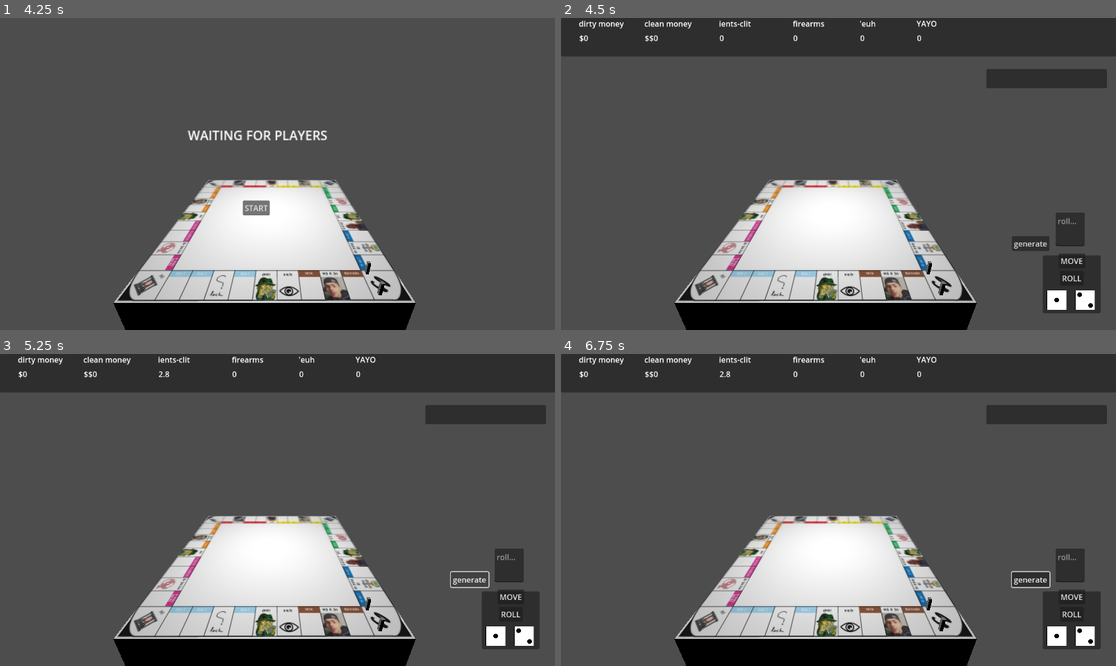
Above: before the commit, frames 1-4 (two rows, left to right).
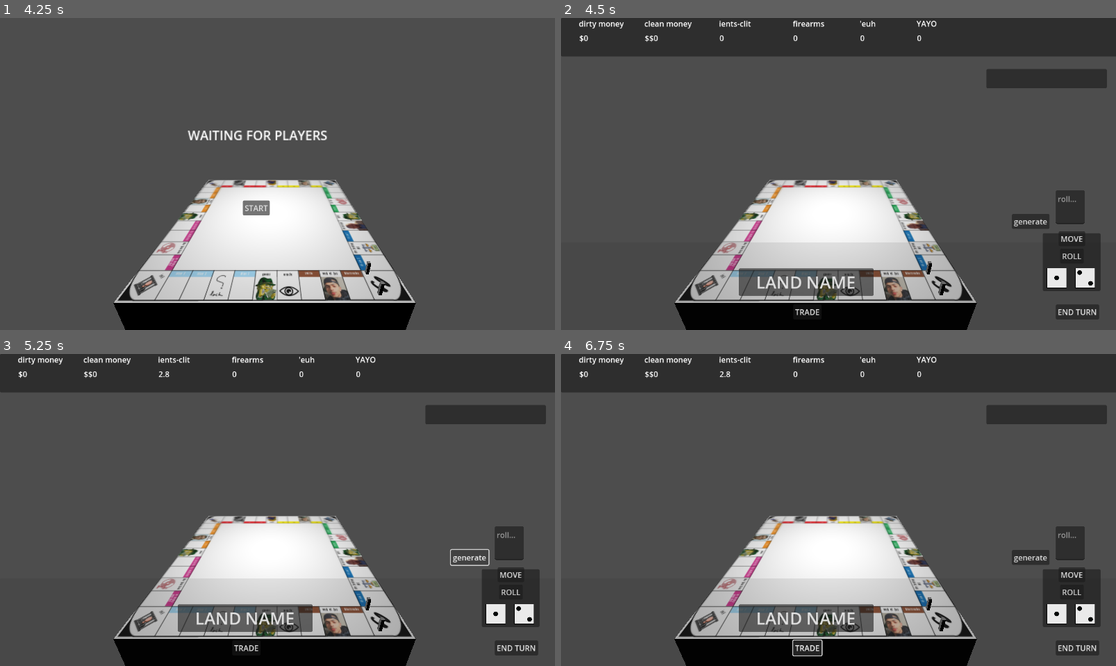
Above: after the commit, the same moments.

Repository: Khalil-Khe1/multiplayer_godot4
Game: Godot game, scene res://scenes/game.tscn
Two runs of this game, one before a commit and one after it. Both use one fixed random seed, a clock stepped at 60 frames per second and the inputs below.
Inputs (mouse positions are in pixels of both pictures, inside the frame that each line leads up to):
- Up to frame 1 (4.25 s): click (61, 74) at 0.52 s; type "Alex" at 0.6 s; click "ttt" at 1.25 s; click "ttt" at 2 s; click "ttt" at 2.75 s; click "HOST" at 3.5 s
- Up to frame 2 (4.5 s): click "START" at 4.25 s
- Up to frame 3 (5.25 s): click "generate" at 5 s
- Up to frame 4 (6.75 s): click (805, 619) at 5.75 s, where only the run after the commit has a clickable "LAND NAME"; click (805, 647) at 6.5 s, where only the run after the commit has a clickable "TRADE"

Frame 1 is identical in both runs. In frame 2, 4.9% of the frame differs, in the area x 32-98%, y 55-97%; in frame 3, 4.6%; in frame 4, 5.2%.

Commit message:
+added all propreties scripts

Diff:
--- a/pnl_sim/scenes/game.tscn
+++ b/pnl_sim/scenes/game.tscn
@@ -6,6 +6,9 @@
 [ext_resource type="Texture2D" uid="uid://pct0rtk2wkjx" path="res://resources/dice/d2.png" id="3_kajnb"]
 [ext_resource type="Script" path="res://scripts/game_controller.gd" id="4_8r5b8"]
 [ext_resource type="PackedScene" uid="uid://nni8c00g2swu" path="res://scenes/player.tscn" id="6_oqe1g"]
+
+[sub_resource type="Theme" id="Theme_xa2on"]
+default_font_size = 35
 
 [sub_resource type="StandardMaterial3D" id="StandardMaterial3D_jj1ib"]
 albedo_texture = ExtResource("1_77oa0")
@@ -289,9 +292,9 @@
 [node name="roll_panel" type="Panel" parent="control/game_ui"]
 layout_mode = 0
 offset_left = 1000.0
-offset_top = 493.0
+offset_top = 447.0
 offset_right = 1120.0
-offset_bottom = 613.0
+offset_bottom = 567.0
 
 [node name="D1" type="Sprite2D" parent="control/game_ui/roll_panel"]
 position = Vector2(28.9998, 92.9999)
@@ -341,6 +344,38 @@
 offset_top = 106.0
 offset_right = 1133.0
 offset_bottom = 146.0
+
+[node name="gameplay_panel" type="Panel" parent="control/game_ui"]
+self_modulate = Color(1, 1, 1, 0.152941)
+layout_mode = 0
+offset_top = 466.0
+offset_right = 1200.0
+offset_bottom = 666.0
+
+[node name="land_button" type="Button" parent="control/game_ui/gameplay_panel"]
+layout_mode = 0
+offset_left = 369.0
+offset_top = 54.0
+offset_right = 649.0
+offset_bottom = 111.0
+theme = SubResource("Theme_xa2on")
+text = "LAND NAME"
+
+[node name="trade" type="Button" parent="control/game_ui/gameplay_panel"]
+layout_mode = 0
+offset_left = 482.0
+offset_top = 129.0
+offset_right = 541.0
+offset_bottom = 160.0
+text = "TRADE"
+
+[node name="end_turn" type="Button" parent="control/game_ui/gameplay_panel"]
+layout_mode = 0
+offset_left = 1027.0
+offset_top = 129.0
+offset_right = 1117.0
+offset_bottom = 160.0
+text = "END TURN"
 
 [node name="gamescene" type="Node3D" parent="."]
 script = ExtResource("4_8r5b8")
--- /dev/null
+++ b/pnl_sim/scripts/turfs/level1/blue1.gd
@@ -0,0 +1,7 @@
+extends Turf
+
+func _init():
+	land_name = "blue I"
+	square = 6
+	resources = {"ients-clit" : [0, 4]}
+	price = 0
--- /dev/null
+++ b/pnl_sim/scripts/turfs/level1/blue2.gd
@@ -0,0 +1,7 @@
+extends Turf
+
+func _init():
+	land_name = "blue II"
+	square = 7
+	resources = {"ients-clit" : [0, 4]}
+	price = 0
--- /dev/null
+++ b/pnl_sim/scripts/turfs/level1/blue3.gd
@@ -0,0 +1,7 @@
+extends Turf
+
+func _init():
+	land_name = "blue III"
+	square = 9
+	resources = {"ients-clit" : [0, 8]}
+	price = 0
--- /dev/null
+++ b/pnl_sim/scripts/turfs/level1/green1.gd
@@ -0,0 +1,7 @@
+extends Turf
+
+func _init():
+	land_name = "vice"
+	square = 31
+	resources = {"ients-clit" : [0, 60]}
+	price = 0
--- /dev/null
+++ b/pnl_sim/scripts/turfs/level1/green2.gd
@@ -0,0 +1,7 @@
+extends Turf
+
+func _init():
+	land_name = "miami"
+	square = 32
+	resources = {"ients-clit" : [0, 60]}
+	price = 0
--- /dev/null
+++ b/pnl_sim/scripts/turfs/level1/green3.gd
@@ -0,0 +1,7 @@
+extends Turf
+
+func _init():
+	land_name = "florida"
+	square = 34
+	resources = {"ients-clit" : [0, 80]}
+	price = 0
--- /dev/null
+++ b/pnl_sim/scripts/turfs/level1/navy_blue1.gd
@@ -0,0 +1,7 @@
+extends Turf
+
+func _init():
+	land_name = "ris-pas I"
+	square = 37
+	resources = {"ients-clit" : [0, 100]}
+	price = 0
--- /dev/null
+++ b/pnl_sim/scripts/turfs/level1/navy_blue2.gd
@@ -0,0 +1,7 @@
+extends Turf
+
+func _init():
+	land_name = "ris-pas II"
+	square = 39
+	resources = {"ients-clit" : [0, 120]}
+	price = 0
--- /dev/null
+++ b/pnl_sim/scripts/turfs/level1/orange1.gd
@@ -0,0 +1,7 @@
+extends Turf
+
+func _init():
+	land_name = "city"
+	square = 16
+	resources = {"ients-clit" : [0, 16], "firearms" : [0, 16]}
+	price = 0
--- /dev/null
+++ b/pnl_sim/scripts/turfs/level1/orange2.gd
@@ -0,0 +1,7 @@
+extends Turf
+
+func _init():
+	land_name = "city"
+	square = 18
+	resources = {"ients-clit" : [0, 16], "firearms" : [0, 16]}
+	price = 0
--- /dev/null
+++ b/pnl_sim/scripts/turfs/level1/orange3.gd
@@ -0,0 +1,7 @@
+extends Turf
+
+func _init():
+	land_name = "lib"
+	square = 19
+	resources = {"ients-clit" : [0, 20], "firearms" : [0, 20]}
+	price = 0
--- /dev/null
+++ b/pnl_sim/scripts/turfs/level1/pink1.gd
@@ -0,0 +1,7 @@
+extends Turf
+
+func _init():
+	land_name = "le vieux marché"
+	square = 11
+	resources = {"ients-clit" : [0, 10]}
+	price = 0
--- /dev/null
+++ b/pnl_sim/scripts/turfs/level1/pink2.gd
@@ -0,0 +1,7 @@
+extends Turf
+
+func _init():
+	land_name = "les ronfleurs"
+	square = 13
+	resources = {"ients-clit" : [0, 10]}
+	price = 0
--- /dev/null
+++ b/pnl_sim/scripts/turfs/level1/pink3.gd
@@ -0,0 +1,7 @@
+extends Turf
+
+func _init():
+	land_name = "les tartarêts"
+	square = 14
+	resources = {"ients-clit" : [0, 12]}
+	price = 0
--- /dev/null
+++ b/pnl_sim/scripts/turfs/level1/red1.gd
@@ -0,0 +1,7 @@
+extends Turf
+
+func _init():
+	land_name = "R"
+	square = 21
+	resources = {"firearms" : [0, 24]}
+	price = 0
--- /dev/null
+++ b/pnl_sim/scripts/turfs/level1/red2.gd
@@ -0,0 +1,7 @@
+extends Turf
+
+func _init():
+	land_name = "E"
+	square = 23
+	resources = {"firearms" : [0, 24]}
+	price = 0
--- /dev/null
+++ b/pnl_sim/scripts/turfs/level1/red3.gd
@@ -0,0 +1,7 @@
+extends Turf
+
+func _init():
+	land_name = "D"
+	square = 24
+	resources = {"firearms" : [0, 30]}
+	price = 0
--- a/pnl_sim/scripts/turfs/level1/wed_el_far.gd
+++ b/pnl_sim/scripts/turfs/level1/wed_el_far.gd
@@ -3,21 +3,19 @@
 func _init():
 	land_name = "wed el far"
 	square = 2
-	resources = {"ients-clit" : [0, 0], "rep" : [0, 0], "firearms" : [0, 0]}
+	resources = {"ients-clit" : [0, 0]}
 	price = -1
 #	land_owner = null
 #	shares = {}
 
-func prepare():
+func prepare(): #no need for freeze with new implementation
 #	for l in land_owner.get_turfs():
 #		l.freeze(1)
 	pass
 
 func generate():
-#	for l in land_owner.get_turfs():
-#		var res = l.resources
-#		for k in res.keys():
-#			var val = res[k]
-#			if k in resources.keys():
-#				resources[k][0] = resources[k][0] + val[1]
+#	for l in land_owner.get_turfs(): #this line still sussy
+#		var res = l.resources["ients-clit"][1]
+#		l.resources["ients-clit"][0] = l.resources["ients-clit"][0] - res
+#		self.resources["ients-clit"][0] = self.resources["ients-clit"][0] + res
 	print("wed el far")
--- /dev/null
+++ b/pnl_sim/scripts/turfs/level1/yellow1.gd
@@ -0,0 +1,7 @@
+extends Turf
+
+func _init():
+	land_name = "Q"
+	square = 26
+	resources = {"ients-clit" : [0, 38]}
+	price = 0
--- /dev/null
+++ b/pnl_sim/scripts/turfs/level1/yellow2.gd
@@ -0,0 +1,7 @@
+extends Turf
+
+func _init():
+	land_name = "B"
+	square = 27
+	resources = {"ients-clit" : [0, 38]}
+	price = 0
--- /dev/null
+++ b/pnl_sim/scripts/turfs/level1/yellow3.gd
@@ -0,0 +1,7 @@
+extends Turf
+
+func _init():
+	land_name = "A"
+	square = 29
+	resources = {"ients-clit" : [0, 50]}
+	price = 0
--- a/pnl_sim/scripts/turfs/turf.gd
+++ b/pnl_sim/scripts/turfs/turf.gd
@@ -2,21 +2,27 @@
 
 class_name Turf
 
+#general
 var land_name : String = "Turf"
+var description : String
+var color : Color
 
+#stats
 var square : int
 var price : float
 var resources : Dictionary
 
+#shares system
 var land_owner : Player
 var shares : Dictionary
 
-
+#per turn status
 var can_generate : bool = true
 var frozen_turns : int
 
 func _init():
 	square = -1
+	description = ""
 	resources = {}
 	price = 0
 	frozen_turns = 0
Not shown: 1 places in pnl_sim/scenes/game.tscn that only renumber resources
